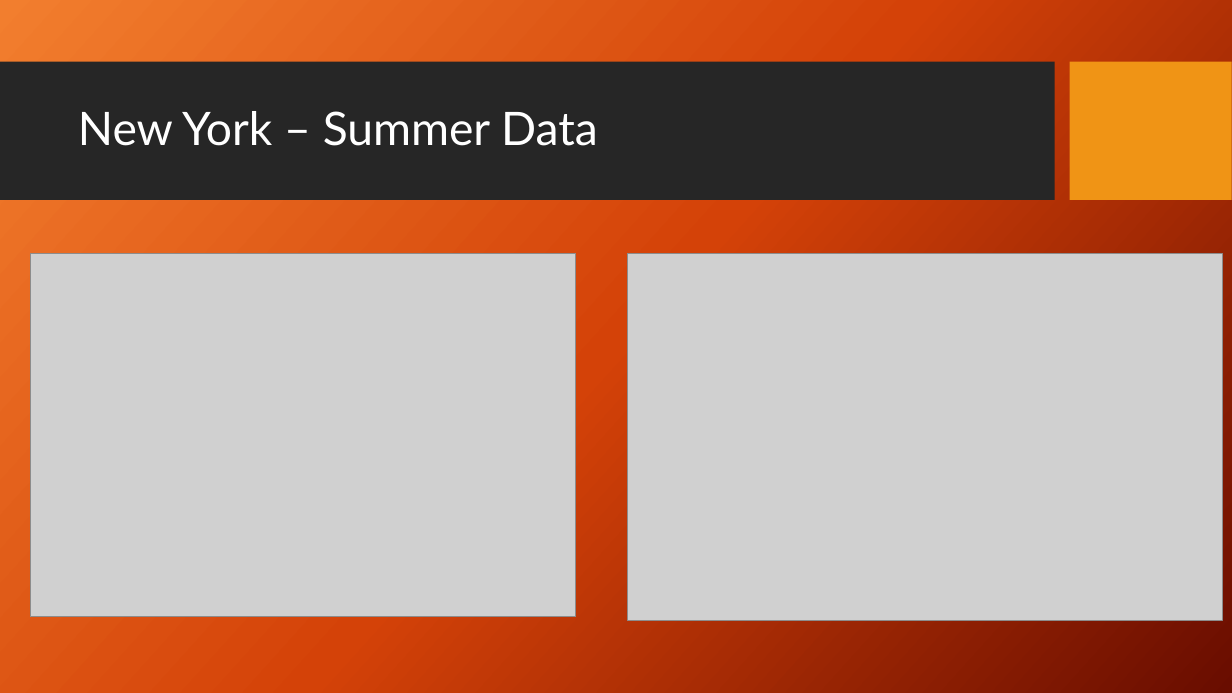
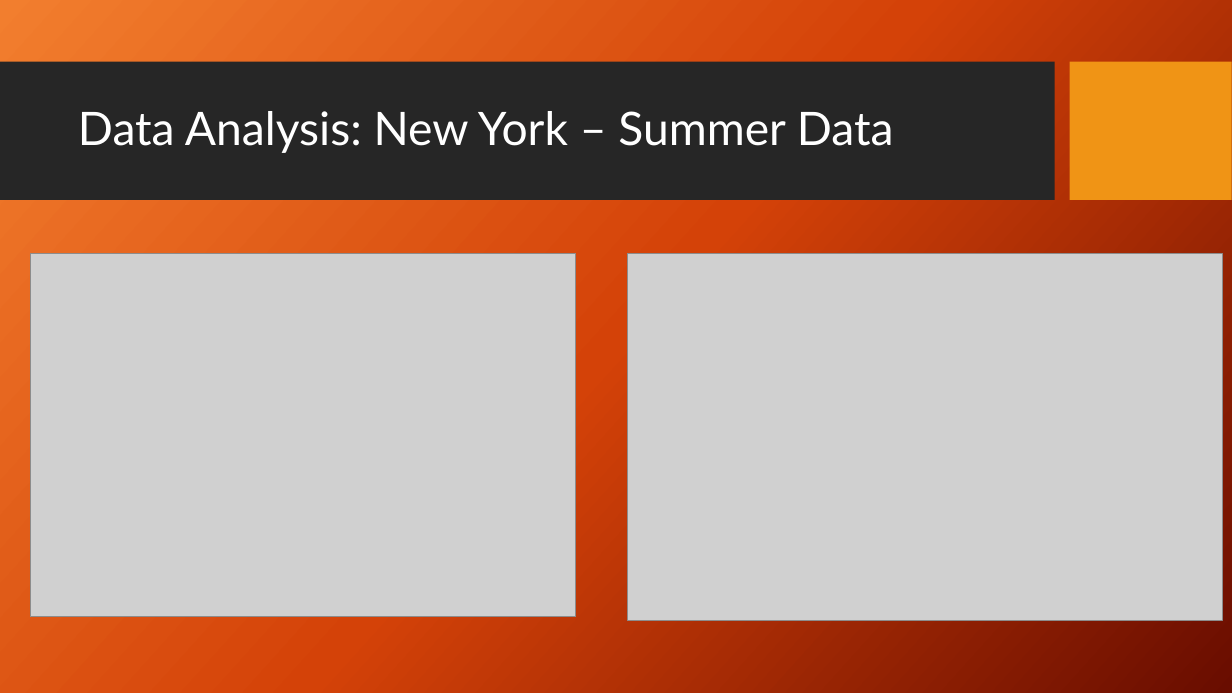
Before and after one commit to KennytheSun/Global_Warming_Repo, a slide deck: slide 8 of CO2emissionsVsTempPP.pptx (slide 9 before the commit). Drawn at 1232x693 pixels with LibreOffice and Linux fonts; fonts in the diff are those of the drawing; grey boxes stand for pictures; background and template pictures are left out. Boxes give left, top, right and bottom in pixels: in the first picture for what was removed or moved away, otherwise in the second. Text is boxed around its words. In the diff, an @@ line names an element or a change of style, - is before the commit and + after.

```diff
--- a/CO2emissionsVsTempPP.pptx
+++ b/CO2emissionsVsTempPP.pptx
@@ title at <box>78,111,894,153</box>: text changed @@
-New York – Summer Data
+Data Analysis: New York – Summer Data
```
Also in this commit, not shown: 6 other slides changed, 1 slide added, 2 slides removed.
